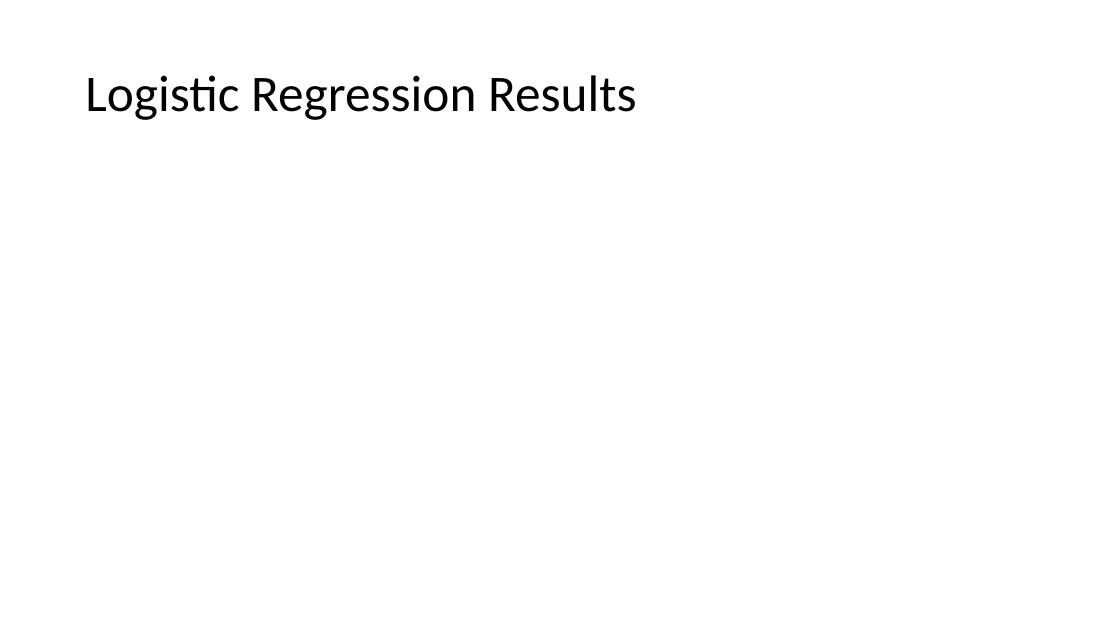
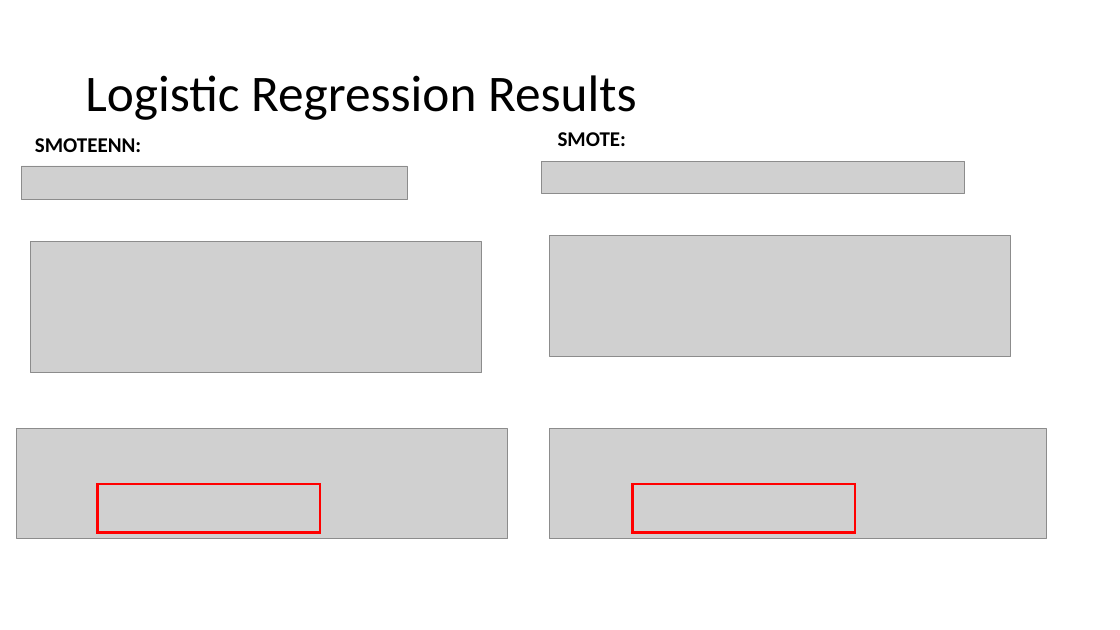
Before and after one commit to sbooysen/C-is-for-Cookie, a slide deck: slide 6 of Presentation/model_slides.pptx. Drawn at 1120x630 pixels with LibreOffice and Linux fonts; fonts in the diff are those of the drawing; grey boxes stand for pictures. Boxes give left, top, right and bottom in pixels: in the first picture for what was removed or moved away, otherwise in the second. Text is boxed around its words. In the diff, an @@ line names an element or a change of style, - is before the commit and + after.

Commit message:
Updating slides through logistic regression model conclusions

```diff
--- a/Presentation/model_slides.pptx
+++ b/Presentation/model_slides.pptx
@@ text added at <box>35,138,141,152</box>, 18 pt, text #000000, bold @@
+SMOTEENN:
@@ text added at <box>558,132,626,146</box>, 18 pt, text #000000, bold @@
+SMOTE:
@@ picture added at <box>22,166,408,200</box> @@
@@ picture added at <box>542,161,965,193</box> @@
@@ picture added at <box>550,235,1011,357</box> @@
@@ picture added at <box>30,242,482,373</box> @@
@@ picture added at <box>17,429,507,539</box> @@
@@ picture added at <box>549,429,1047,539</box> @@
@@ rectangle added at <box>97,484,320,533</box>, outline #FF0000 2.25 pt @@
@@ rectangle added at <box>633,484,855,533</box>, outline #FF0000 2.25 pt @@
```
Also in this commit, not shown: 4 other slides changed.
